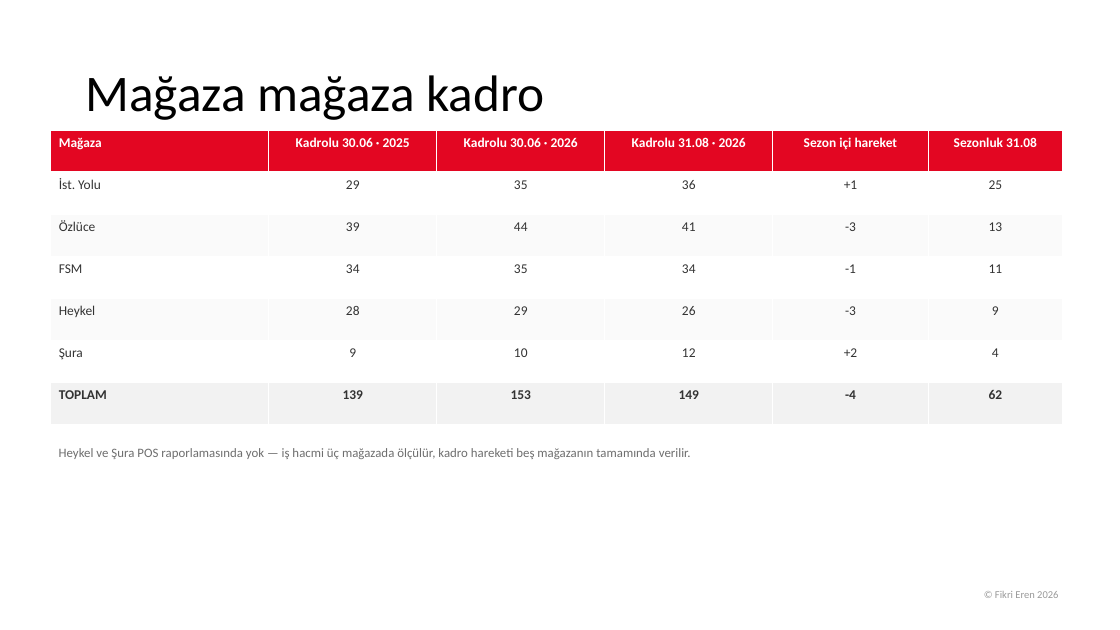
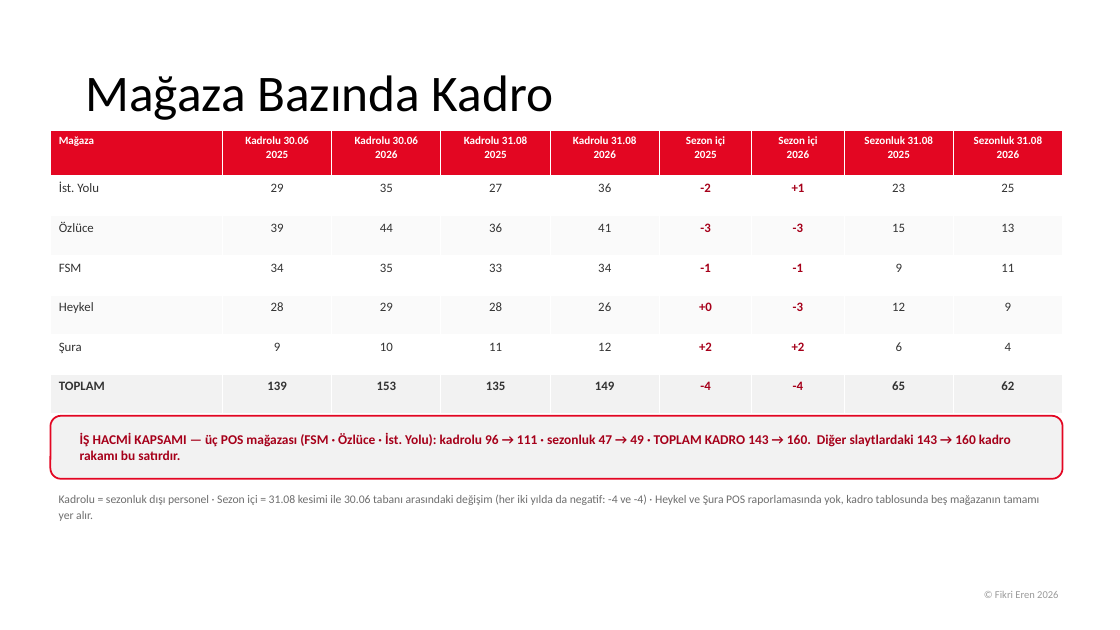
Before and after one commit to fikrierenn/pusula, a slide deck: slide 5 of briefings/sezon-kadro-20260902/sunum-kadro-sezon2026.pptx (slide 6 before the commit). Drawn at 1120x630 pixels with LibreOffice and Linux fonts; fonts in the diff are those of the drawing; background and template pictures are left out. Boxes give left, top, right and bottom in pixels: in the first picture for what was removed or moved away, otherwise in the second. Text is boxed around its words. In the diff, an @@ line names an element or a change of style, - is before the commit and + after.

```diff
--- a/briefings/sezon-kadro-20260902/sunum-kadro-sezon2026.pptx
+++ b/briefings/sezon-kadro-20260902/sunum-kadro-sezon2026.pptx
@@ title at (x1=85, y1=75, x2=553, y2=120): text changed @@
-Mağaza mağaza kadro
+Mağaza Bazında Kadro
@@ table at (x1=50, y1=130, x2=1063, y2=414) @@
-column 2: Kadrolu 30.06 · 2025 | 29 | 39 | 34 | 28 | 9 | 139
-column 3: Kadrolu 30.06 · 2026 | 35 | 44 | 35 | 29 | 10 | 153
-column 4: Kadrolu 31.08 · 2026 | 36 | 41 | 34 | 26 | 12 | 149
-column 5: Sezon içi hareket | +1 | -3 | -1 | -3 | +2 | -4
-column 6: Sezonluk 31.08 | 25 | 13 | 11 | 9 | 4 | 62
+column 2: Kadrolu 30.06 / 2025 | 29 | 39 | 34 | 28 | 9 | 139
+column 3: Kadrolu 30.06 / 2026 | 35 | 44 | 35 | 29 | 10 | 153
+column 4: Kadrolu 31.08 / 2025 | 27 | 36 | 33 | 28 | 11 | 135
+column 5: Kadrolu 31.08 / 2026 | 36 | 41 | 34 | 26 | 12 | 149
+column 6: Sezon içi / 2025 | -2 | -3 | -1 | +0 | +2 | -4
+column 7: Sezon içi / 2026 | +1 | -3 | -1 | -3 | +2 | -4
+column 8: Sezonluk 31.08 / 2025 | 23 | 15 | 9 | 12 | 6 | 65
+column 9: Sezonluk 31.08 / 2026 | 25 | 13 | 11 | 9 | 4 | 62
@@ rounded rectangle added at (x1=50, y1=416, x2=1063, y2=479), fill #F2F2F2, outline #E30622 1.5 pt @@
@@ text added at (x1=80, y1=433, x2=1011, y2=460), 11.5 pt, text #A6001A, bold @@
+İŞ HACMİ KAPSAMI — üç POS mağazası (FSM · Özlüce · İst. Yolu): kadrolu 96 → 111 · sezonluk 47 → 49 · TOPLAM KADRO 143 → 160. Diğer slaytlardaki 143 → 160 kadro rakamı bu satırdır.
@@ text at (x1=59, y1=495, x2=1039, y2=521): text changed; size 11 to 10 pt @@
-Heykel ve Şura POS raporlamasında yok — iş hacmi üç mağazada ölçülür, kadro hareketi beş mağazanın tamamında verilir.
+Kadrolu = sezonluk dışı personel · Sezon içi = 31.08 kesimi ile 30.06 tabanı arasındaki değişim (her iki yılda da negatif: -4 ve -4) · Heykel ve Şura POS raporlamasında yok, kadro tablosunda beş mağazanın tamamı yer alır.
```
Also in this commit, not shown: 14 other slides changed, 3 slides removed, 1 other file.
